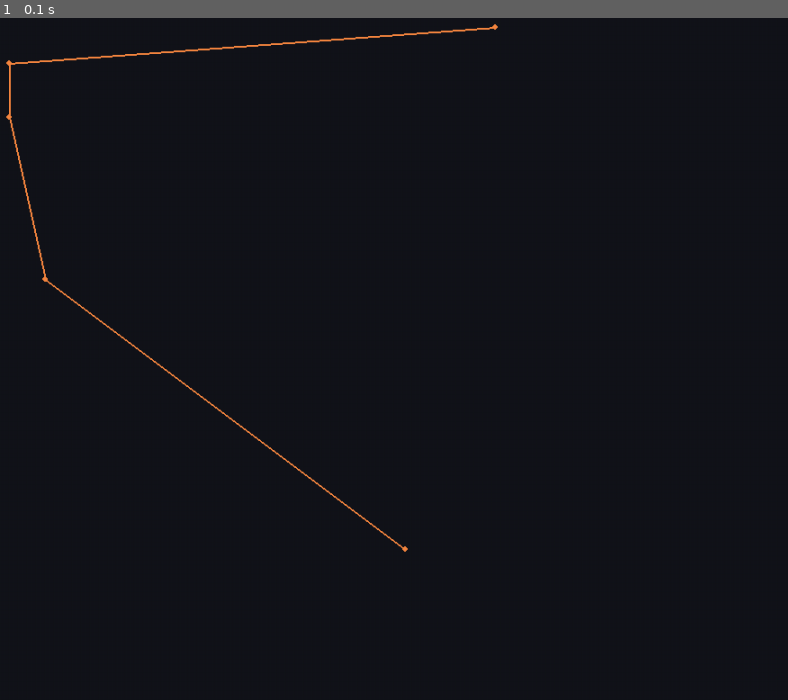
Above: before the commit, frame 1.
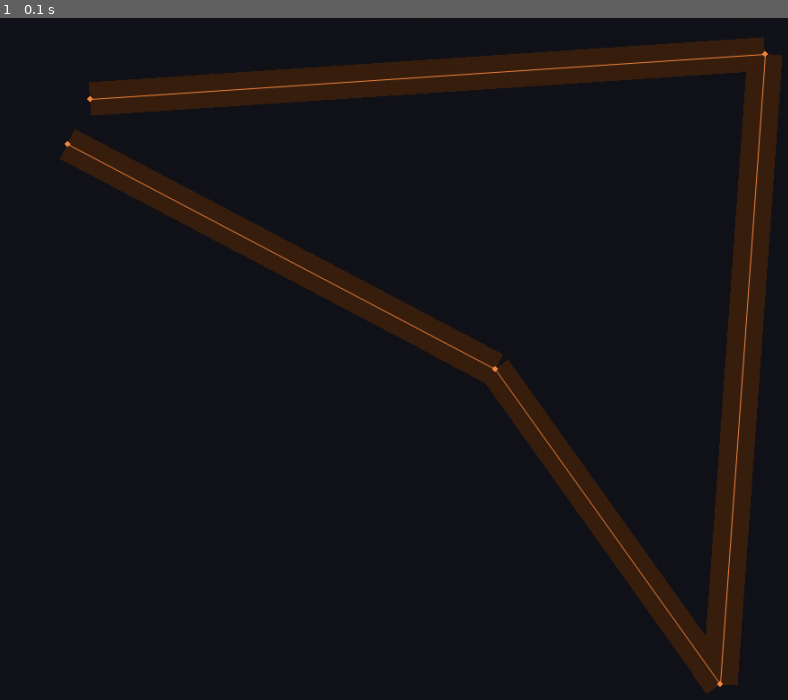
Above: after the commit, the same moment.

Repository: Bobbassoonguy/AutonomousVehicles
Game: pygame game, started from Scenarios/Scenario1_create_car.py
Two runs of this game, one before a commit and one after it. Both use one fixed random seed, a clock stepped at 60 frames per second and the inputs below.
Inputs:
- Up to frame 1 (0.1 s): no input

The runs differ from the first frame. In frame 1, 14% of the frame differs, in the area x 0-100%, y 0-99%.

Commit message:
Road displays. No road lines or curves.

Diff:
--- a/Classes/Colors.py
+++ b/Classes/Colors.py
@@ -1,23 +1,26 @@
-# Green
-GREEN_FILL = (171, 206, 157)
-GREEN_LINE = (141, 176, 127)
+# CAR COLORS
+CAR_GREEN_FILL = (171, 206, 157)
+CAR_GREEN_LINE = (141, 176, 127)
 
-# Red
-RED_FILL = (240, 115, 115)
-RED_LINE = (210, 85, 85)
+CAR_RED_FILL = (240, 115, 115)
+CAR_RED_LINE = (210, 85, 85)
 
-# Orange
-ORANGE_FILL = (236, 165, 93)
-ORANGE_LINE = (206, 135, 63)
+CAR_ORANGE_FILL = (236, 165, 93)
+CAR_ORANGE_LINE = (206, 135, 63)
 
-# Blue
-BLUE_FILL = (129, 175, 204)
-BLUE_LINE = (99, 145, 184)
+CAR_BLUE_FILL = (129, 175, 204)
+CAR_BLUE_LINE = (99, 145, 184)
 
-# Purple
-PURPLE_FILL = (224, 185, 229)
-PURPLE_LINE = (194, 155, 99)
+CAR_PURPLE_FILL = (224, 185, 229)
+CAR_PURPLE_LINE = (194, 155, 99)
 
-# Gray
-LIGHT_GRAY_FILL = (187, 187, 187)
-LIGHT_GRAY_LINE = (157, 157, 157)
+CAR_LIGHT_GRAY_FILL = (187, 187, 187)
+CAR_LIGHT_GRAY_LINE = (157, 157, 157)
+
+#MAP COLORS
+MAP_ORANGE = (244, 134, 64)
+ROAD_ORANGE = (58, 32, 15)
+MAP_YELLOW = (232, 192, 49)
+MAP_CYAN = (2, 146, 183)
+MAP_PURPLE = (141, 13, 101)
+MAP_BLUE = 	(76, 64, 209)
--- a/Classes/GLOBALS.py
+++ b/Classes/GLOBALS.py
@@ -2,13 +2,13 @@
 
 
 class Globals:
-    def __init__(self):
-        self.PIXELS_PER_METER = 20
-        self.CANVAS_SIZE_X = 1000
-        self.CANVAS_SIZE_y = 1000
-        self.ROAD_MIN_CURVE_RAD = 10
+    def __init__(self, disp_x=200, disp_y=200, pix=5):
+        self.PIXELS_PER_METER = pix
+        self.CANVAS_SIZE_X = disp_x
+        self.CANVAS_SIZE_y = disp_y
+        self.ROAD_MIN_CURVE_RAD = pix
         self.FPS = 60
-        self.MAIN_SURFACE = pygame.display.set_mode([self.CANVAS_SIZE_X, self.CANVAS_SIZE_y])
+        self.MAIN_SURFACE = pygame.display.set_mode([self.pixels(self.CANVAS_SIZE_X), self.pixels(self.CANVAS_SIZE_y)])
 
     def point_to_pixels(self, point):
         return [point[0] * self.PIXELS_PER_METER, point[1] * self.PIXELS_PER_METER]
--- a/Classes/MapRoad.py
+++ b/Classes/MapRoad.py
@@ -24,3 +24,7 @@
     def draw_as_line(self, road_nodes=False):
         for i in self.segments:
             i.draw_as_line(road_nodes)
+
+    def draw_road_segments(self):
+        for i in self.segments:
+            i.draw_road_segment()
--- a/Classes/MapSegment.py
+++ b/Classes/MapSegment.py
@@ -1,6 +1,7 @@
 import pygame
 import Vector
 import RoadSegment
+import Colors
 
 class MapSegment:
     def __init__(self, parent_MapRoad, globals, start_point, end_point, arc_radius=0):
@@ -10,14 +11,16 @@
         self.end_point = end_point
         self.arc_radius = arc_radius
 
+        self.road_segment = RoadSegment.RoadSegment(self,self.globals,self.start_point,self.end_point)
+
     def get_as_vector(self):
         return Vector.Vector(self.end_point[0]-self.start_point[0], self.end_point[1]-self.start_point[1])
 
     def draw_as_line(self, endpoints=False):
-        draw_color = (244, 134, 64)
-        # pygame.draw.aaline(self.globals.MAIN_SURFACE,draw_color,self.globals.point_to_pixels(self.start_point), self.globals.point_to_pixels(self.end_point))
-        pygame.draw.line(self.globals.MAIN_SURFACE, draw_color, self.globals.point_to_pixels(self.start_point),
-                           self.globals.point_to_pixels(self.end_point), 2)
+        pygame.draw.aaline(self.globals.MAIN_SURFACE,Colors.MAP_ORANGE,self.globals.point_to_pixels(self.start_point), self.globals.point_to_pixels(self.end_point))
         if endpoints:
-            pygame.draw.circle(self.globals.MAIN_SURFACE, draw_color, self.globals.point_to_pixels(self.start_point), 3)
-            pygame.draw.circle(self.globals.MAIN_SURFACE, draw_color, self.globals.point_to_pixels(self.end_point), 3)
+            pygame.draw.circle(self.globals.MAIN_SURFACE, Colors.MAP_ORANGE, self.globals.point_to_pixels(self.start_point), 3)
+            pygame.draw.circle(self.globals.MAIN_SURFACE, Colors.MAP_ORANGE, self.globals.point_to_pixels(self.end_point), 3)
+
+    def draw_road_segment(self):
+        self.road_segment.draw()
--- a/Classes/Object.py
+++ b/Classes/Object.py
@@ -4,7 +4,7 @@
 import Vector
 
 class Object:
-    def __init__(self, parent, globals, points, line_color=Colors.GREEN_LINE, fill_color=Colors.GREEN_FILL):
+    def __init__(self, parent, globals, points, line_color=Colors.CAR_GREEN_LINE, fill_color=Colors.CAR_GREEN_FILL):
         self.parent = parent
         self.globals = globals
         self.surface = self.globals.MAIN_SURFACE
--- a/Classes/RoadMap.py
+++ b/Classes/RoadMap.py
@@ -15,3 +15,7 @@
     def draw_lines(self, road_segment_points=False):
         for i in self.roads:
             i.draw_as_line(road_nodes=road_segment_points)
+
+    def draw_roads(self):
+        for i in self.roads:
+            i.draw_road_segments()
--- a/Classes/RoadSegment.py
+++ b/Classes/RoadSegment.py
@@ -1,6 +1,8 @@
 import pygame
+
+import Colors
 import Vector
-import GLOBALS
+import copy
 
 class RoadSegment:
     def __init__(self, parent_MapSegment, globals, start_point, end_point, arc_radius=0):
@@ -10,19 +12,26 @@
         self.end_point = end_point
         self.arc_radius = arc_radius
 
-    def draw(self, l1, l2):
-        width = l1+l2  # 3.66
-        # TODO make a thing that creates a rectangle based on the two points
+    def get_corners(self):
+        width = 3.66  # 3.66
         v = self.centerline_as_vector()
-        v1 = v.rotate(90)
-        v2 = v.rotate(270)
-        v1.set_magnitude(l1)
-        v2.set_magnitude(l2)
-        v1.draw_starting_from(GLOBALS,self.end_point)
-        v2.draw_starting_from(GLOBALS, self.end_point)
-        v2.draw_starting_from(GLOBALS, self.start_point)
-        v1.draw_starting_from(GLOBALS, self.start_point)
-        points = {self.end_point+v1, self.end_point+v2, self.start_point+v2, self.start_point+v1}
+        v1 = Vector.Vector(v.x, v.y)
+        v1.rotate(90)
+        v2 = Vector.Vector(v.x, v.y)
+        v2.rotate(270)
+        v1.set_magnitude(width)
+        v2.set_magnitude(width)
+        return [(v1 + self.end_point).list(), (v2 + self.end_point).list(), (v2 + self.start_point).list(),
+                  (v1 + self.start_point).list()]
+
+    def draw(self, color=Colors.ROAD_ORANGE):
+        points = self.get_corners()
+        points[0] = self.globals.point_to_pixels(points[0])
+        points[1] = self.globals.point_to_pixels(points[1])
+        points[2] = self.globals.point_to_pixels(points[2])
+        points[3] = self.globals.point_to_pixels(points[3])
+        pygame.draw.polygon(self.globals.MAIN_SURFACE,color,points)
+
 
     def centerline_as_vector(self):
         return Vector.Vector(self.end_point[0] - self.start_point[0], self.end_point[1] - self.start_point[1])
--- a/Classes/Scenario.py
+++ b/Classes/Scenario.py
@@ -10,12 +10,9 @@
 
 #this is a new change
 class Scenario:
-    def __init__(self, name):
+    def __init__(self, name, disp_x=200, disp_y=200, pix=5):
         #GLOBAL VARIABLES
-        self.globals = GLOBALS.Globals()
-        self.globals.CANVAS_SIZE_X = 1000
-        self.globals.CANVAS_SIZE_y = 1000
-        self.globals.PIXELS_PER_METER = 20
+        self.globals = GLOBALS.Globals(disp_x=disp_x, disp_y=disp_y, pix=pix)
         self.globals.ROAD_MIN_CURVE_RAD = 12
         self.globals.FPS = 60
 
@@ -34,6 +31,6 @@
 
         self.road_map.draw_lines(road_segment_points=True)
 
-    def addCar(self, x=10, y=10, fill_color=Colors.GREEN_FILL, outline_color=Colors.GREEN_LINE):
+    def addCar(self, x=10, y=10, fill_color=Colors.CAR_GREEN_FILL, outline_color=Colors.CAR_GREEN_LINE):
         vehicle_to_add = Vehicle.Vehicle(self, self.globals, x, y, fill_color, outline_color)
         self.vehicles.append(vehicle_to_add)
--- a/Classes/Vector.py
+++ b/Classes/Vector.py
@@ -1,5 +1,6 @@
 import math
 import pygame
+import copy
 
 class Vector:
     def __init__(self, x, y, unit_vector=False):
@@ -30,7 +31,7 @@
         return self
 
     def draw_starting_at(self, globals, point, color=(255, 0, 0)):
-        pygame.draw.aaline(globals.MAIN_SURFACE,color,self.globals.point_to_pixels(point),self.globals.point_to_pixels(self.list()))
+        pygame.draw.aaline(globals.MAIN_SURFACE,color,globals.point_to_pixels(point),globals.point_to_pixels(self.list()))
 
     def magnitude(self):
         if self.unit_vector:
--- a/Scenarios/Scenario1_create_car.py
+++ b/Scenarios/Scenario1_create_car.py
@@ -9,22 +9,25 @@
 pygame.init()
 
 done = False
-main: Scenario = Scenario("Scenario 1 - Create Car")
+main: Scenario = Scenario("Scenario 1 - Create Car",disp_x=200, disp_y=200, pix=5)
 clock = pygame.time.Clock()
 
-main.globals.PIXELS_PER_METER = 20
 main.globals.FPS = 30
 
+main.globals.MAIN_SURFACE.fill((18, 20, 26))
+main.road_map.add_road([[30,20],[180,10],[170,150],[120,80],[25,30]])
+#main.road_map.add_road([[10, 45], [35, 10]])
+main.road_map.draw_roads()
+main.road_map.draw_lines(road_segment_points=True)
 
+pygame.display.flip()
 
 while not done:
     clock.tick(main.globals.FPS)
-    main.globals.MAIN_SURFACE.fill((18, 20, 26))
-    main.road_map.add_road([[30,1],[3,3],[3,6],[5,15],[25,30]])
-    main.road_map.draw_lines(road_segment_points=True)
+
 
     #main.draw()
-    pygame.display.flip()
+
 
     for event in pygame.event.get():
         if event.type == pygame.QUIT:
